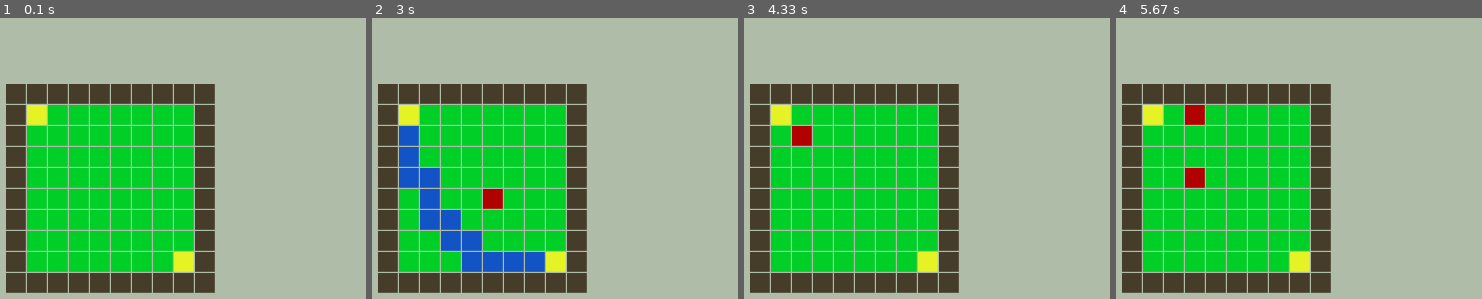
Above: before the commit, frames 1-4 (left to right).
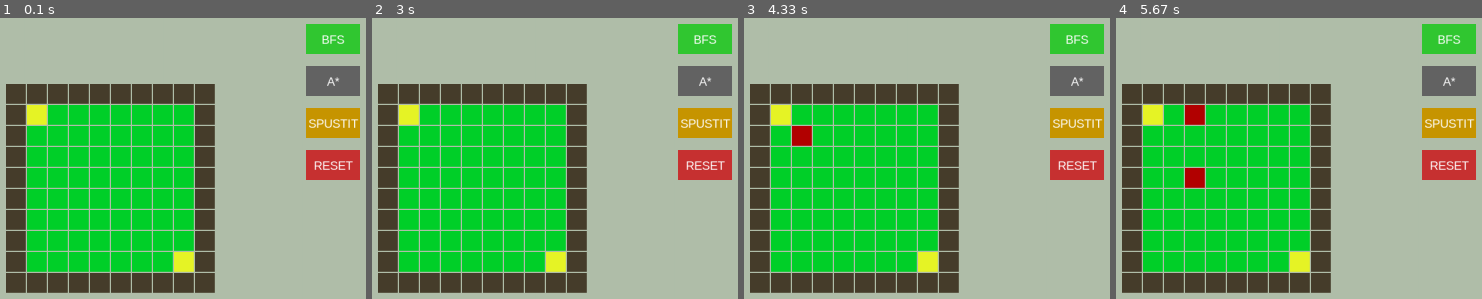
Above: after the commit, the same moments.

Repository: KrystofMaxaCZ/BFSvsA-Pygame
Game: pygame game, started from main.py
Two runs of this game, one before a commit and one after it. Both use one fixed random seed, a clock stepped at 60 frames per second and the inputs below.
Inputs (mouse positions are in pixels of both pictures, inside the frame that each line leads up to):
- Up to frame 1 (0.1 s): no input
- Up to frame 2 (3 s): click (708, 203) at 0.38 s; click (492, 209) at 0.72 s; click (705, 79) at 1.05 s, where only the run after the commit has a clickable "A*"; tap Q at 1.33 s; click (727, 43) at 1.72 s; click (679, 121) at 2.55 s; click (705, 164) at 2.88 s, where only the run after the commit has a clickable "RESET"
- Up to frame 3 (4.33 s): hold R 3.67-4.13 s; click (795, 141) at 4.22 s
- Up to frame 4 (5.67 s): click (1189, 110) at 4.55 s; click (1174, 136) at 4.88 s; click (1189, 175) at 5.38 s

The runs differ from the first frame. In frame 1, 6.3% of the frame differs, in the area x 83-99%, y 2-58%; in frame 2, 12%, in the area x 7-99%, y 2-91%; in frame 3, 6.3%; in frame 4, 6.3%.

Commit message:
menu rdy

Diff:
--- a/Button.py
+++ b/Button.py
@@ -6,7 +6,7 @@
     takhle budeme mit kazde policko jako obejkt ktery ma sve interakce
     """
     # konstruktor tridy Button, potrebujeme vedet baru, souradnice, velikost
-    def __init__(self, screen, row, col,  color, x, y, width, height, button_type):
+    def __init__(self, screen, row, col,  color, x, y, width, height, button_type, text=""):
         self.screen = screen
         self.row = row
         self.col = col
@@ -17,12 +17,18 @@
         self.y = y
         self.width = width
         self.height = height
+        self.text = text
 
         self.type = button_type # budu vyuzivat pozdeji mozna
         self.rect = pygame.Rect(x, y, width, height)
-
+        self.font = pygame.font.SysFont('Arial', 20)
     def draw(self):
         pygame.draw.rect(self.screen, self.color,[self.x,self.y,self.width,self.height])
+
+        if self.text != "":
+            text_surf = self.font.render(self.text, True, (255, 255, 255))
+            text_rect = text_surf.get_rect(center=self.rect.center)
+            self.screen.blit(text_surf, text_rect)
 
     def is_clicked(self, event):
         if event.type == pygame.MOUSEBUTTONDOWN:
@@ -30,7 +36,7 @@
                 return self.rect.collidepoint(event.pos)
         return False
 
+    # Tento kus kodu vygenerovala AI, reseni toho jak funguje prioritni fronta kdyz maji oba prvky stejne score
     def __lt__(self, other):
-        # Tento kus kodu vygenerovala AI, reseni toho jak funguje prioritni fronta kdyz maji oba prvky stejne score
         # Tímto říkáš: "Je mi jedno, které tlačítko je dřív"
         return False
--- a/main.py
+++ b/main.py
@@ -22,7 +22,19 @@
 WAY_COLOR = (20, 86, 199)
 AVAILABLE_COLUMN_COLOR = (0, 209, 42)
 
-
+# MENU
+NOTACTIVE_COLOR = (100, 100, 100)
+ACTIVE_COLOR = (50, 200, 50)
+START_BUTTON_COLOR = (200, 150, 0)
+RESET_BUTTON_COLOR = (200, 50, 50)
+
+button_bfs = Button(screen, 0, 0, ACTIVE_COLOR, 700, 100, 90, 50, None, "BFS")
+button_astar = Button(screen, 0, 0, NOTACTIVE_COLOR, 700, 170, 90, 50, None, "A*")
+button_start = Button(screen, 0, 0, START_BUTTON_COLOR, 700, 240, 90, 50, None, "SPUSTIT")
+button_reset = Button(screen, 0, 0, RESET_BUTTON_COLOR, 700, 310, 90, 50, None, "RESET")
+
+menu_buttons = [button_bfs, button_astar, button_start, button_reset]
+selected_algo = "BFS" # vychozi volba
 
 
 #PRIPRAVA PROSTREDI
@@ -255,15 +267,35 @@
 
         # kdyz klikneme na talcitko tak se zmeni jeho barva
         if event.type == pygame.MOUSEBUTTONDOWN:
-            for row in node_matrix:
-                for button in row:
-                    if button.is_clicked(event):
-                        if button.type == 1:
-                            button.color = AVAILABLE_COLUMN_COLOR
-                            button.type = 0
-                        elif button.type == 0 and button != starting_node and button!=end_node:
-                            button.color = WALL_COLOR
-                            button.type = 1
+            if button_bfs.is_clicked(event):
+                selected_algo = "BFS"
+                button_bfs.color = ACTIVE_COLOR
+                button_astar.color = NOTACTIVE_COLOR
+
+            elif button_astar.is_clicked(event):
+                selected_algo = "ASTAR"
+                button_astar.color = ACTIVE_COLOR
+                button_bfs.color = NOTACTIVE_COLOR
+
+            elif button_start.is_clicked(event):
+                if selected_algo == "BFS":
+                    BFS(node_matrix, starting_node, end_node)
+                else:
+                    ASTAR(node_matrix, starting_node, end_node)
+
+            elif button_reset.is_clicked(event):
+                starting_node, end_node = newGame()
+
+            else:
+                for row in node_matrix:
+                    for button in row:
+                        if button.is_clicked(event):
+                            if button.type == 1:
+                                button.color = AVAILABLE_COLUMN_COLOR
+                                button.type = 0
+                            elif button.type == 0 and button != starting_node and button!=end_node:
+                                button.color = WALL_COLOR
+                                button.type = 1
 
         if event.type == pygame.KEYDOWN:
             if event.key == pygame.K_w:
@@ -271,14 +303,18 @@
             if event.key == pygame.K_q:
                 ASTAR(node_matrix, starting_node, end_node)
             if event.key == pygame.K_r:
+                # RESET
                 starting_node, end_node = newGame()
+
+
     screen.fill(BACKGROUND_COLOR)
-
-
+    # vykresleni mrizky
     for row in node_matrix:
         for button in row:
             button.draw()
 
+    for button in menu_buttons:
+        button.draw()
 
     pygame.display.update()
 
Not shown, changed: citace
